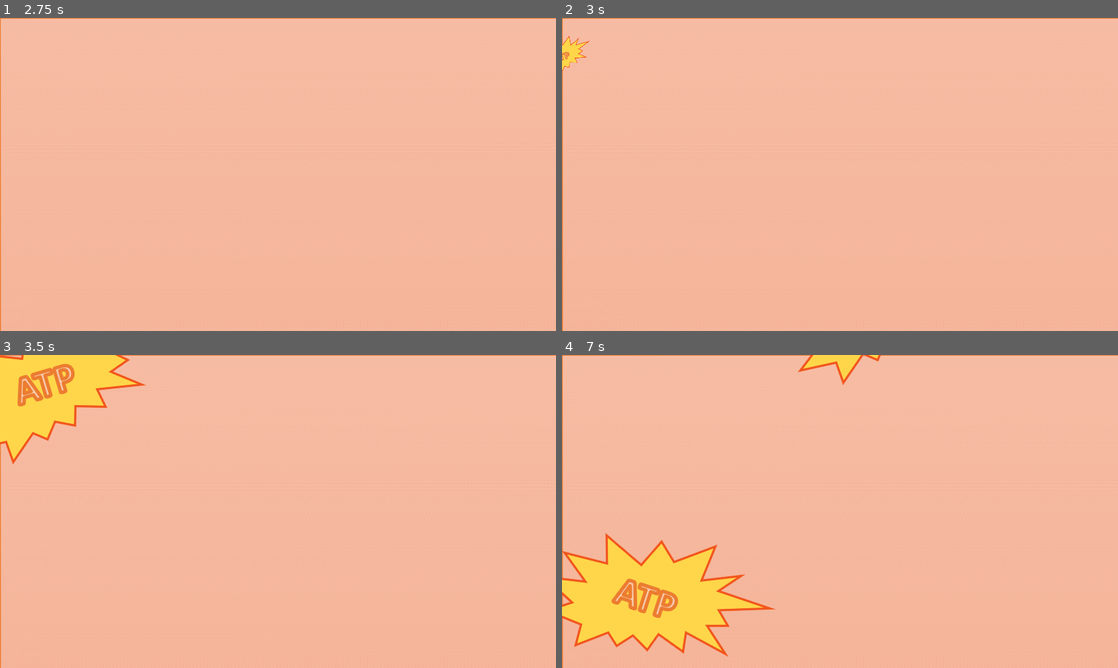
Above: before the commit, frames 1-4 (two rows, left to right).
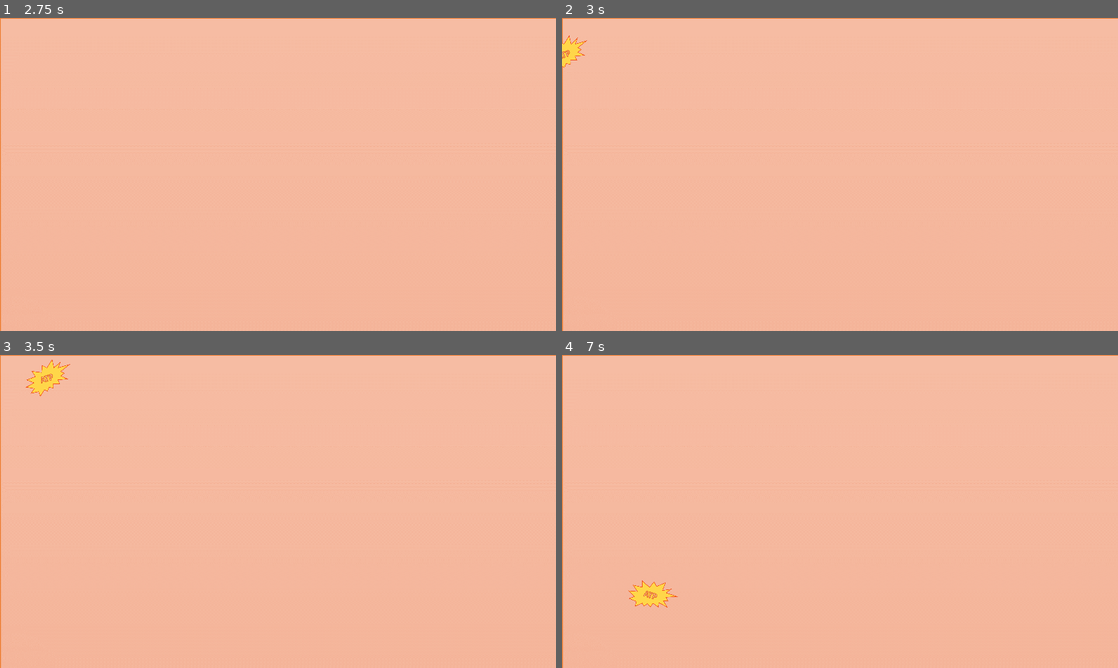
Above: after the commit, the same moments.

Repository: JJWRoeloffs/AerobicDissimilationGame
Game: Godot game, scene res://src/scenes/glycolysis/first_part.tscn
Two runs of this game, one before a commit and one after it. Both use one fixed random seed, a clock stepped at 60 frames per second and the inputs below. The project has no main scene, so this scene is started directly.
Inputs:
- Up to frame 1 (2.75 s): tap Enter at 0.5, 2 s; hold D (move_right) 0.53-1.28 s; hold I (open_info) 0.53-1.28 s; tap Space at 1.25 s; hold S (move_down) 1.28-2.03 s; tap I (open_info) at 1.35 s; hold D (move_right) from 2.03 s (still down); hold I (open_info) from 2.03 s (still down)
- Up to frame 2 (3 s): tap Space at 2.75 s; release D (move_right) at 2.78 s; release I (open_info) at 2.78 s; hold W (move_up) from 2.78 s (still down); tap I (open_info) at 2.85 s
- Up to frame 3 (3.5 s): keep holding W (move_up)
- Up to frame 4 (7 s): release W (move_up) at 3.53 s; hold I (open_info) 3.53-4.28 s; hold A (move_left) 3.53-5.03 s; tap I (open_info) at 4.35, 5.85 s; hold S (move_down) 5.03-5.78 s; hold I (open_info) 5.03-5.78 s; hold D (move_right) 5.78-6.53 s; hold W (move_up) from 6.53 s (still down); hold I (open_info) from 6.53 s (still down)

Frame 1 is identical in both runs. In frame 2, 0.1% of the frame differs, in the area x 0-5%, y 5-17%; in frame 3, 4.8%; in frame 4, 8.6%, in the area x 0-58%, y 0-97%.

Commit message:
Fix ATP size

Diff:
--- a/src/scenes/glycolysis/ATP.gd
+++ b/src/scenes/glycolysis/ATP.gd
@@ -3,8 +3,5 @@
 export var min_speed: = 150
 export var max_speed: = 250
 
-func _ready() -> void:
-    scale = Vector2(0.25, 0.25)
-
 func _on_screen_exited() -> void:
     queue_free()
--- a/src/scenes/glycolysis/ATP.tscn
+++ b/src/scenes/glycolysis/ATP.tscn
@@ -4,23 +4,26 @@
 [ext_resource path="res://src/scenes/glycolysis/ATP.gd" type="Script" id=2]
 
 [sub_resource type="CapsuleShape2D" id=1]
-radius = 98.47
-height = 129.944
+radius = 22.0498
+height = 31.8717
 
 [node name="ATP" type="RigidBody2D"]
-scale = Vector2( 0.25, 0.25 )
+rotation = 0.000991287
 gravity_scale = 0.0
 script = ExtResource( 2 )
 
 [node name="atp" type="Sprite" parent="."]
-position = Vector2( 19.8988, 3.58008 )
+position = Vector2( 9.2736, -2.54544 )
+rotation = -0.0053745
+scale = Vector2( 0.212989, 0.231862 )
 texture = ExtResource( 1 )
 
 [node name="CollisionShape2D" type="CollisionShape2D" parent="."]
+position = Vector2( -0.236897, -0.943629 )
 rotation = 1.10638
 shape = SubResource( 1 )
 
 [node name="VisibilityNotifier2D" type="VisibilityNotifier2D" parent="."]
 rotation = 0.00932304
-rect = Rect2( -150, -50, 300, 100 )
+rect = Rect2( -40, -25, 80, 50 )
 [connection signal="screen_exited" from="VisibilityNotifier2D" to="." method="_on_screen_exited"]
